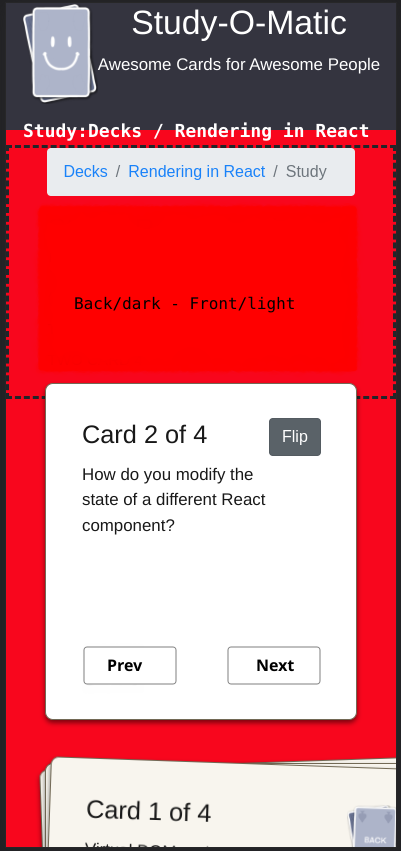
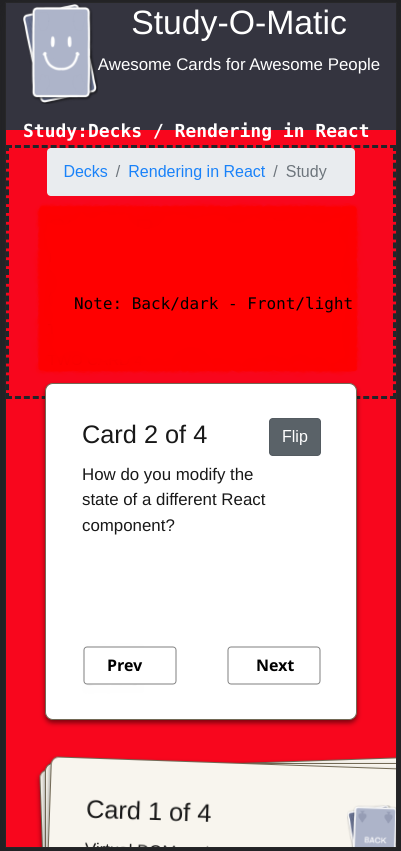
Layered file, before and after one edit (401 x 851). Changes by layer:
pixels changed over [75, 296, 352, 313] (layer not identified)
